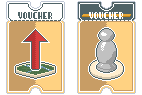
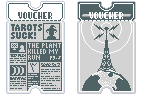
Layered file, before and after one edit (142 x 95). Changes by layer:
added group "Layer Group copy #2" with 8 layers above "Layer Group copy #1" over [78, 14, 135, 93]
added layer "Pasted Layer #5" in group "Layer Group copy #2" over [82, 14, 131, 17]
added layer "\ #22" in group "Layer Group copy #2" over [92, 70, 123, 87]
added layer "Pasted Layer #3" in group "Layer Group copy #2" over [92, 70, 123, 90]
added layer "\ #18" in group "Layer Group copy #2" over [82, 70, 131, 91]
added layer "\ #19" in group "Layer Group copy #2" over [94, 24, 119, 73]
added layer "\ #20" in group "Layer Group copy #2" over [81, 21, 132, 54]
added layer "Pasted Layer copy #3" in group "Layer Group copy #2" over [78, 14, 135, 93]
added group "Layer Group copy #1" with 5 layers above "Layer Group copy" over [7, 21, 64, 93]
added layer "\ #17" in group "Layer Group copy #1" over [11, 43, 25, 75]
added layer "\ #16" in group "Layer Group copy #1" over [10, 42, 60, 89]
added layer "\ #15" in group "Layer Group copy #1" over [28, 43, 61, 90]
added layer "\ #14" in group "Layer Group copy #1" over [11, 23, 62, 91]
added layer "Pasted Layer copy #2" in group "Layer Group copy #1" over [7, 21, 64, 93]
hid group "Layer Group copy" (8 layers) over [78, 14, 135, 93]
hid group "Layer Group" (11 layers) over [7, 21, 64, 93]
